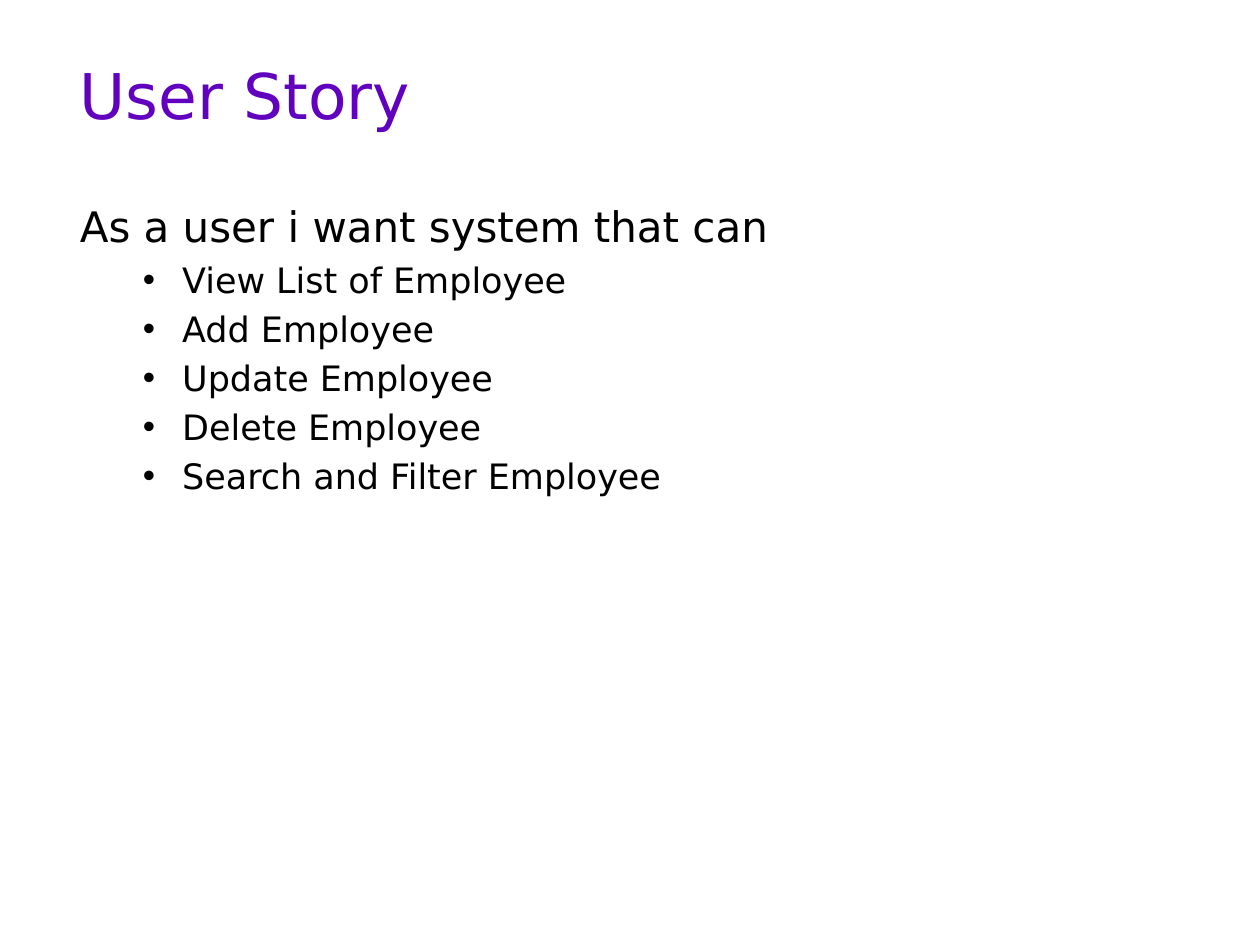
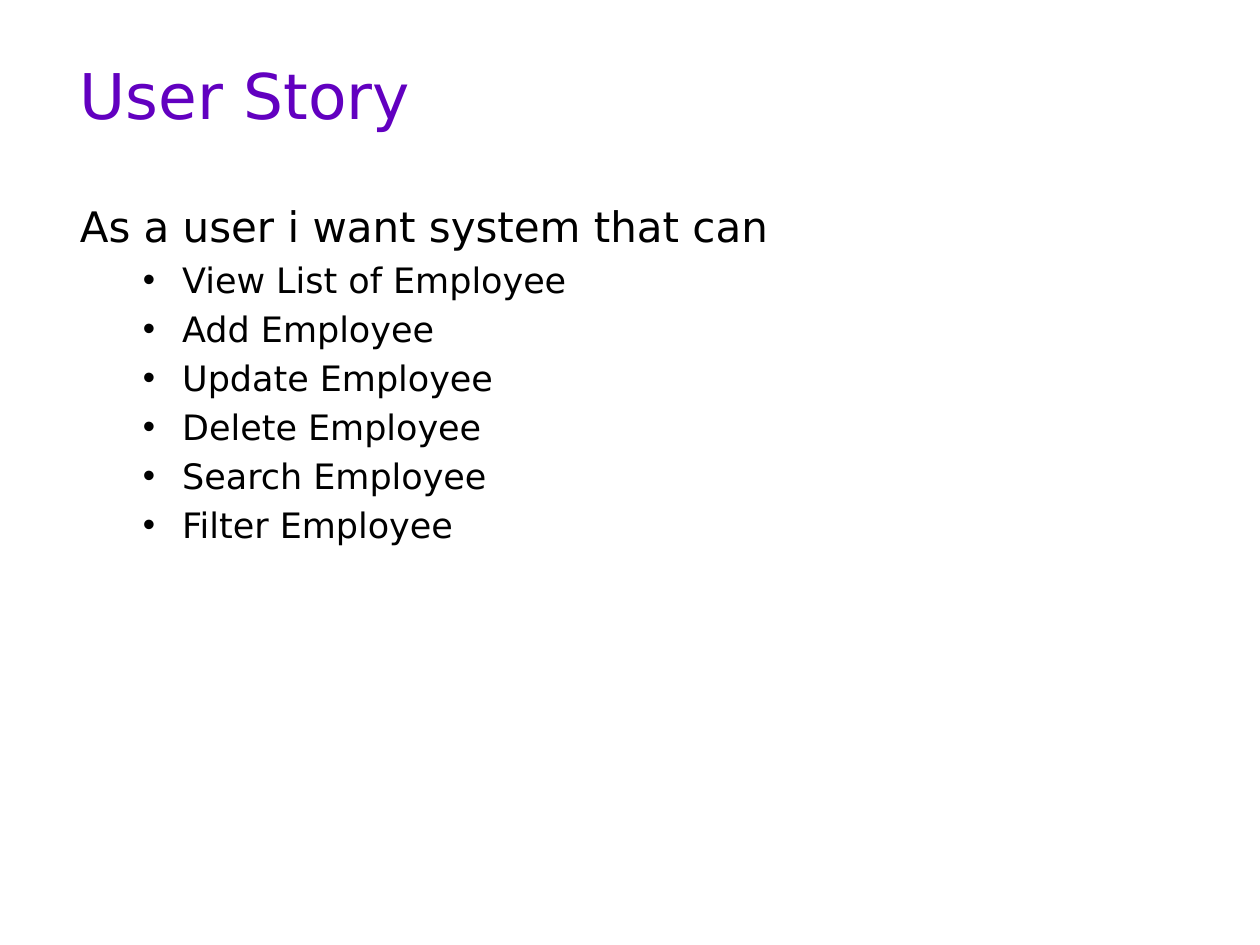
Before and after one commit to mistikel/rms, a slide deck: slide 2 of Agus Mistiwan Final Persentation.pptx. Drawn at 1260x945 pixels with LibreOffice and Linux fonts; fonts in the diff are those of the drawing; background and template pictures are left out. Boxes give left, top, right and bottom in pixels: in the first picture for what was removed or moved away, otherwise in the second. Text is boxed around its words. In the diff, an @@ line names an element or a change of style, - is before the commit and + after.

Commit message:
ppt

```diff
--- a/Agus Mistiwan Final Persentation.pptx
+++ b/Agus Mistiwan Final Persentation.pptx
@@ text at <box>182,462,486,546</box>: text changed @@
-  • Search and Filter Employee
+  • Search Employee
+  • Filter Employee
```
Also in this commit, not shown: 1 slide added.
